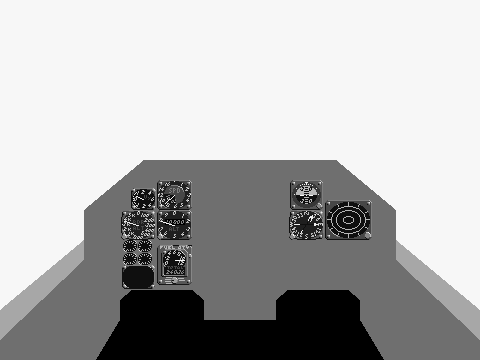
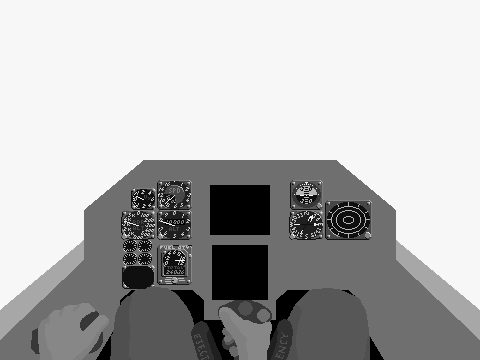
Comparing the layer stacks of the two 480px x 360px images. Changes:
showed "Hands" over (31, 303, 272, 360)
showed "Stick" over (218, 300, 272, 360)
showed "EjectTrigger" over (191, 319, 293, 360)
showed "Legs" over (110, 286, 370, 360)
painted on "F14_Bkgr" over (210, 185, 270, 300)
